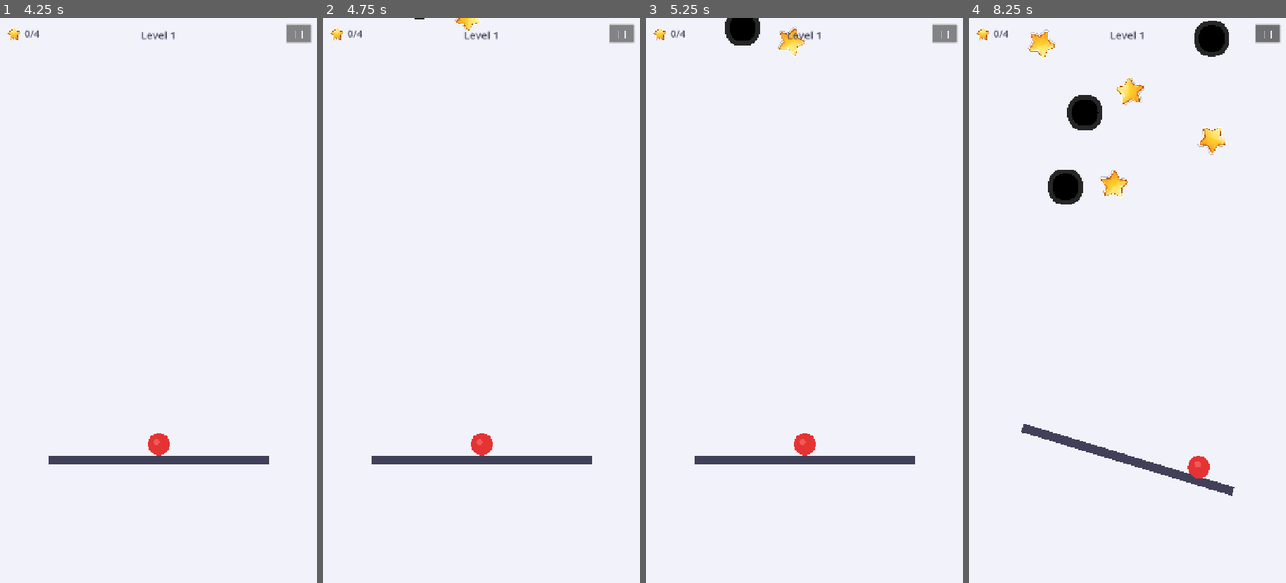
Above: before the commit, frames 1-4 (left to right).
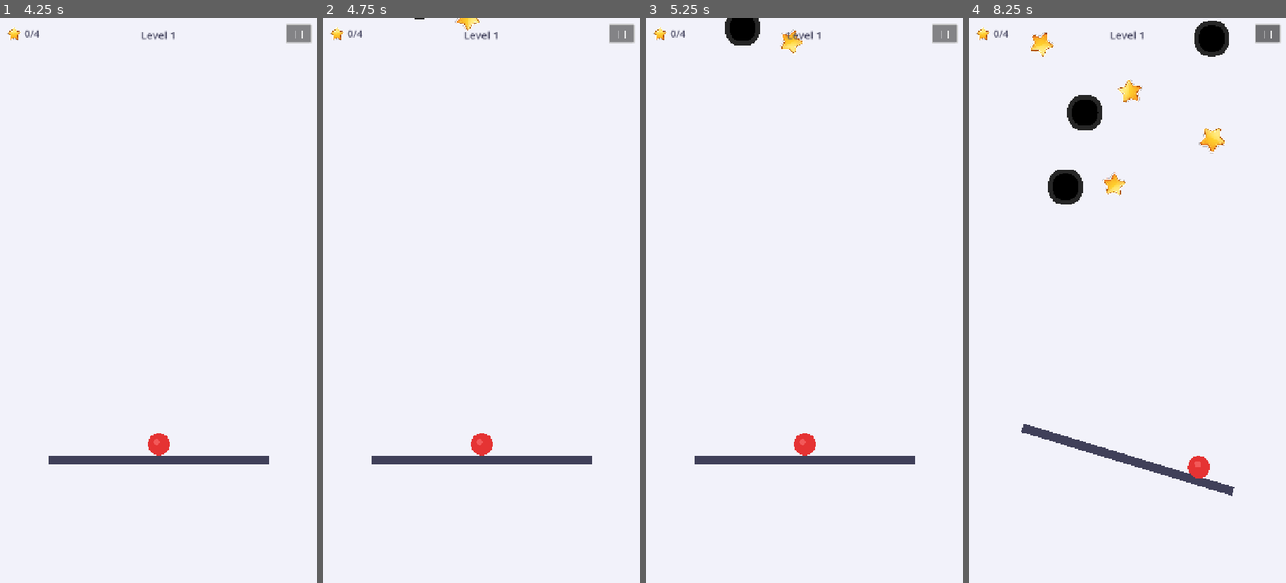
Above: after the commit, the same moments.

Repository: EuclidesPinheiro/up-ball-gdscript
Game: Godot game, scene res://Scenes/UI/MainMenu.tscn
Same seed, same stepped clock (60 frames per second), same inputs: the game is played once before the commit and once after it.
Inputs (mouse positions are in pixels of both pictures, inside the frame that each line leads up to):
- Up to frame 1 (4.25 s): click (158, 328) at 0.5 s; click "←" at 1.25 s; click (158, 328) at 2 s; click "1" at 2.75 s; click "| |" at 3.5 s
- Up to frame 2 (4.75 s): click "| |" at 4.25 s
- Up to frame 3 (5.25 s): click "| |" at 5 s
- Up to frame 4 (8.25 s): move the mouse to (1197, 272) at 5.77 s; click (1197, 272) at 5.92 s; drag from (1064, 328) to (1114, 102) at 6.52 s; move the mouse to (1159, 176) at 7.27 s; click (1159, 176) at 7.42 s; drag from (1111, 413) to (1064, 176) at 8.02 s

Frame 1 is identical in both runs. In frame 2, less than 0.1% of the frame differs, in the area x 41-50%, y 0-3%; in frame 3, 0.1%; in frame 4, 0.5%, in the area x 18-81%, y 2-32%.

Commit message:
fixing some perfomance issues

Diff:
--- a/Scripts/Entities/star_collectible.gd
+++ b/Scripts/Entities/star_collectible.gd
@@ -7,8 +7,10 @@
 @export var speed: float = 150.0
 @export var rotation_speed: float = 2.0
 
-# Animation
-var _pulse_tween: Tween
+# Animation - using simple sin wave instead of Tween for performance
+var _time: float = 0.0
+var _base_scale: Vector2 = Vector2.ONE
+var _is_collected: bool = false
 
 signal collected
 
@@ -16,40 +18,38 @@
 func _ready() -> void:
 	# Connect body entered signal
 	body_entered.connect(_on_body_entered)
-
-	# Start pulse animation
-	_start_pulse_animation()
-
-	# Start rotation
-	set_process(true)
+	_base_scale = scale
 
 
-func _process(delta: float) -> void:
+func _physics_process(delta: float) -> void:
+	if _is_collected:
+		return
+
+	# Move down the screen
+	position += Vector2(0, speed * delta)
+
 	# Rotate the star for visual effect
 	rotation += rotation_speed * delta
 
-
-func _physics_process(delta: float) -> void:
-	# Move down the screen
-	position += Vector2(0, speed * delta)
+	# Simple pulse animation using sin wave (much more performant than Tween loops)
+	_time += delta * 4.0  # Speed of pulse
+	var pulse_scale: float = 1.0 + sin(_time) * 0.075  # 7.5% scale variation
+	scale = _base_scale * pulse_scale
 
 	# Remove if off screen
 	if position.y > 1400:
 		queue_free()
 
 
-func _start_pulse_animation() -> void:
-	_pulse_tween = create_tween()
-	_pulse_tween.set_loops()
-	_pulse_tween.set_trans(Tween.TRANS_SINE)
-	_pulse_tween.set_ease(Tween.EASE_IN_OUT)
+func _on_body_entered(body: Node2D) -> void:
+	if _is_collected:
+		return
 
-	_pulse_tween.tween_property(self, "scale", Vector2(1.15, 1.15), 0.5)
-	_pulse_tween.tween_property(self, "scale", Vector2(1.0, 1.0), 0.5)
+	if body is Ball:
+		_is_collected = true
+		# Disable collision immediately to prevent double collection
+		set_deferred("monitoring", false)
 
-
-func _on_body_entered(body: Node2D) -> void:
-	if body is Ball:
 		# Collect the star
 		GameManager.collect_star()
 		AudioManager.play_sfx(null)  # TODO: Add star collect sound
@@ -59,9 +59,6 @@
 
 
 func _play_collect_animation() -> void:
-	if _pulse_tween:
-		_pulse_tween.kill()
-
 	var tween = create_tween()
 	tween.set_trans(Tween.TRANS_BACK)
 	tween.set_ease(Tween.EASE_IN)
--- a/Upballfield.tscn
+++ b/Upballfield.tscn
@@ -40,8 +40,6 @@
 
 [node name="GameOverUI" parent="UILayer" instance=ExtResource("9_gameover")]
 visible = false
-grow_horizontal = 2
-grow_vertical = 2
 
 [node name="VictoryUI" parent="UILayer" instance=ExtResource("10_victory")]
 visible = false
